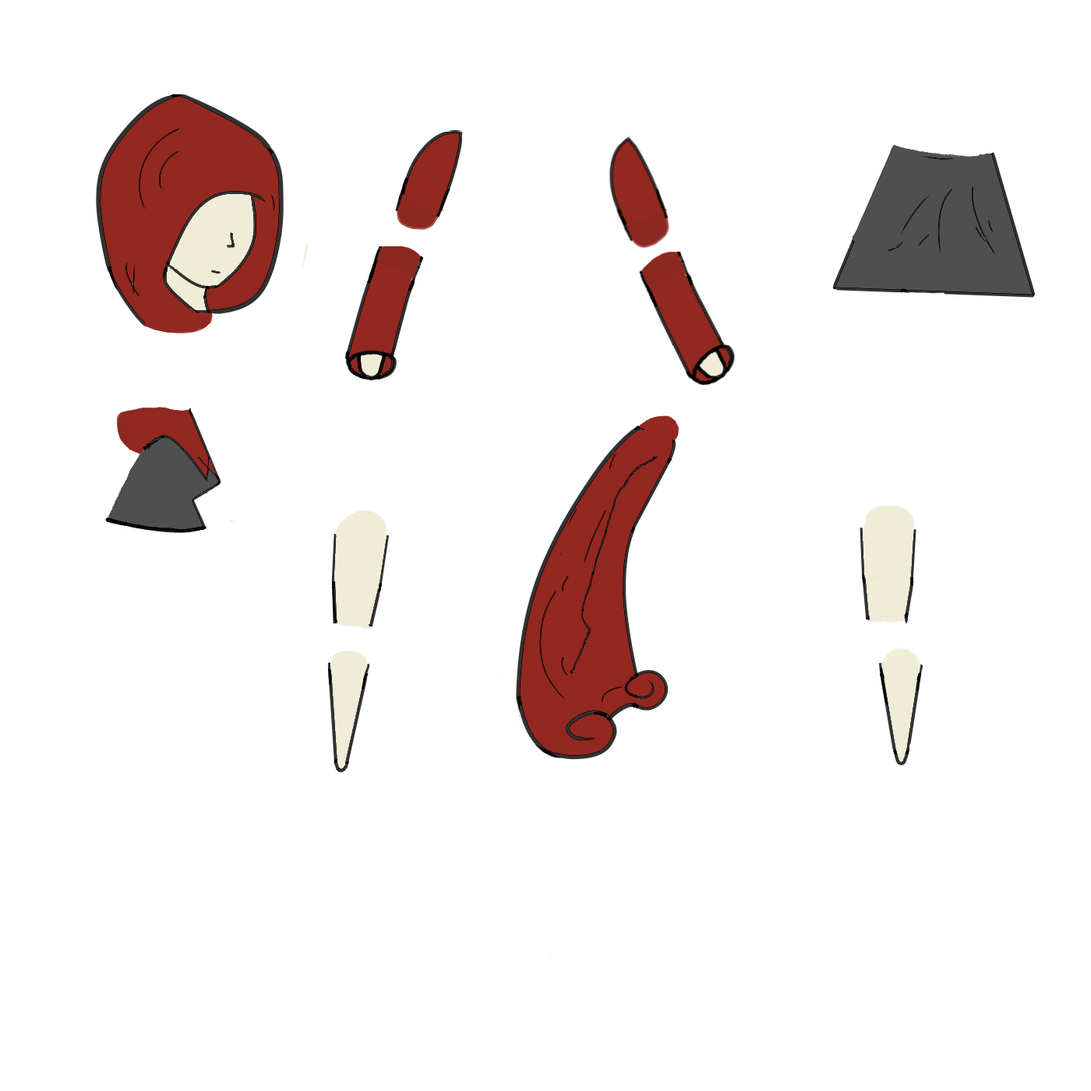
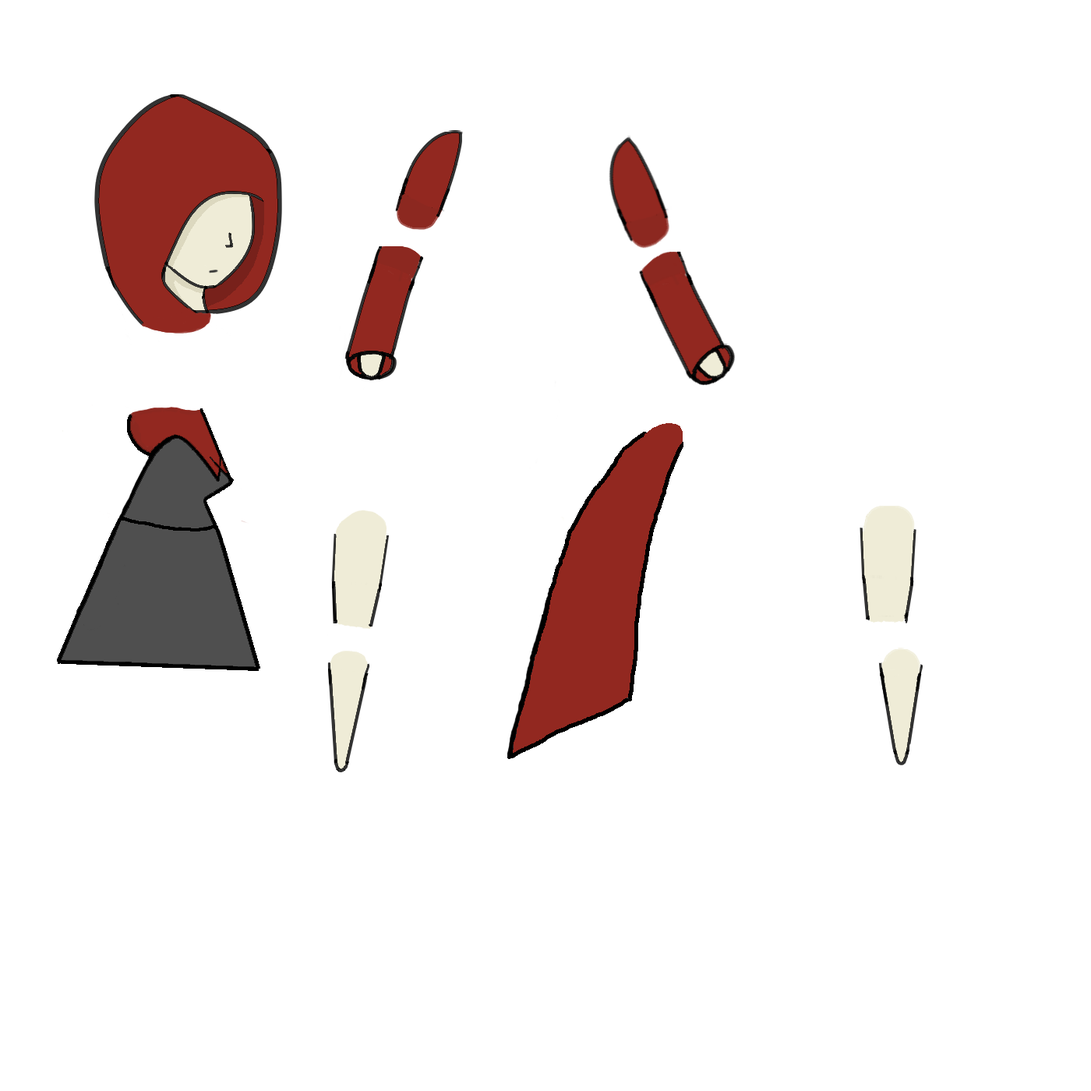
Layered file, before and after one edit (1091 x 1091). Changes by layer:
added layer "cape" above "cape old" over box(506, 423, 684, 760)
renamed "cape" to "cape old", hid it, painted on it over box(75, 244, 680, 960)
painted on "lowerBody" over box(56, 143, 1037, 672)
removed layer "upperBody" over box(80, 404, 238, 535)
painted on "head" over box(94, 92, 284, 334)
